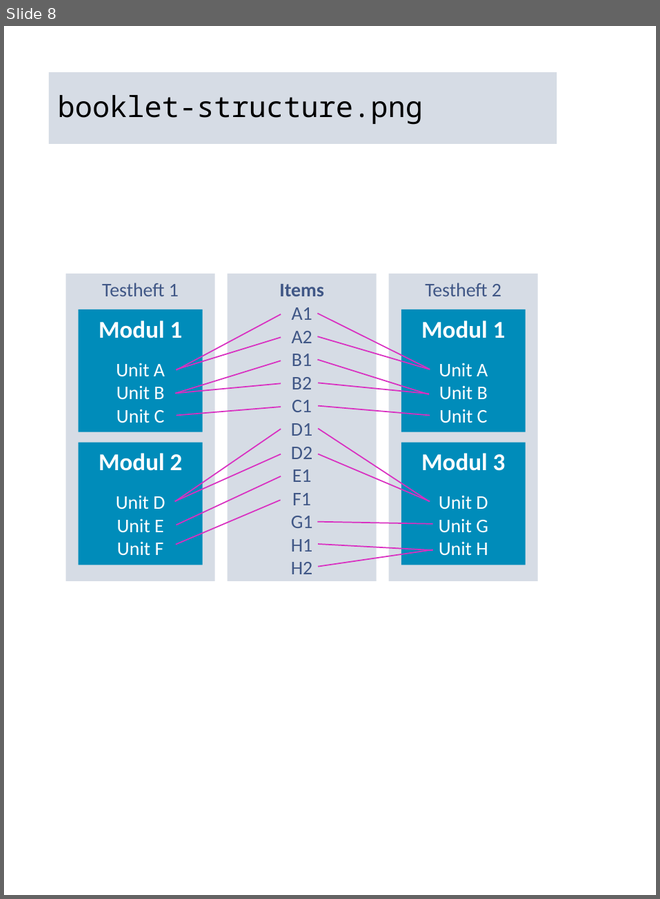
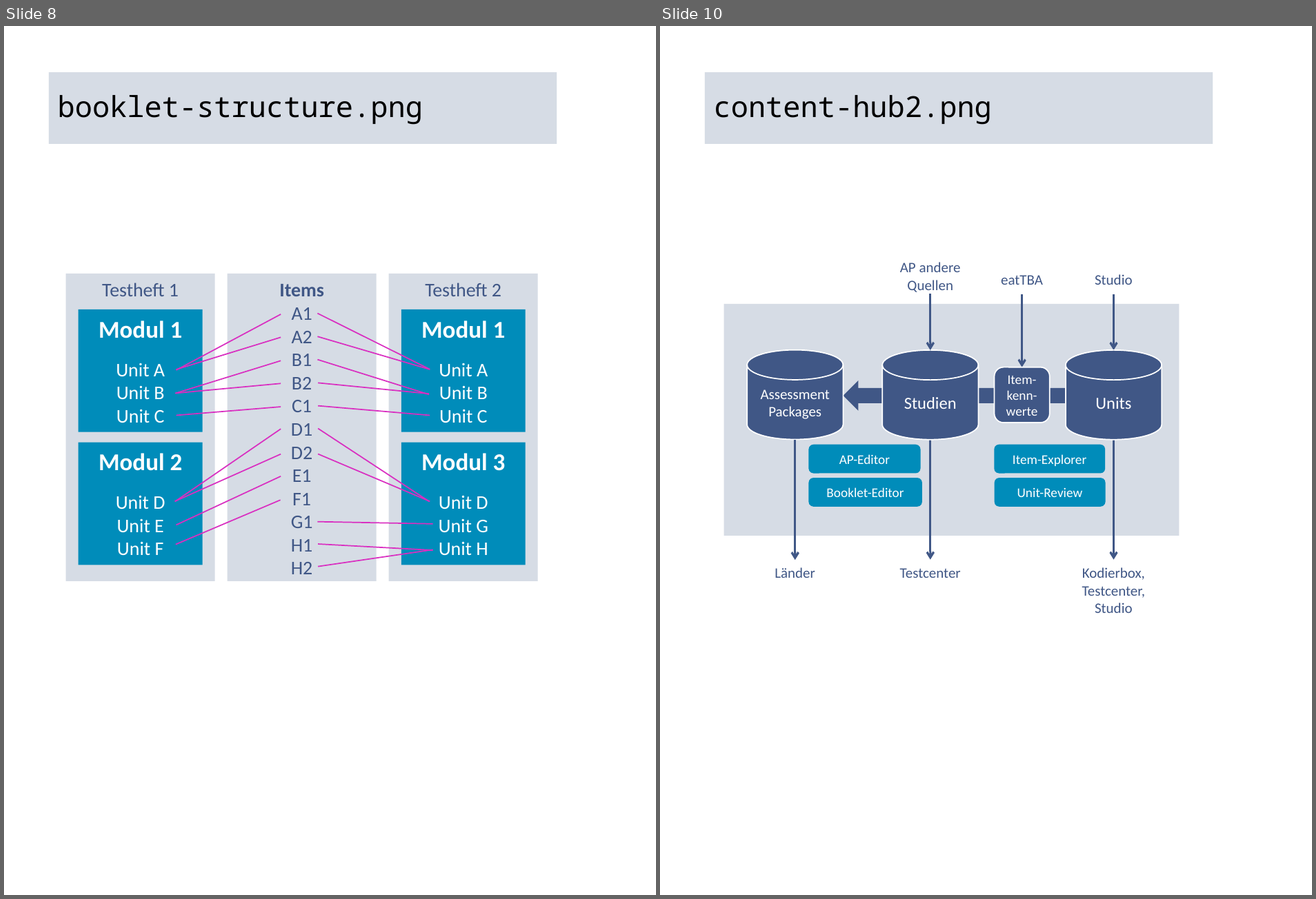
Before and after one commit to iqb-berlin/rising-stars, a slide deck: assets/figures.pptx. Shown side by side, each under a label of ours: slide 8 before the commit, slides 8 and 10 after it; the slides between them are not shown. The pictures are 660x899 and 1316x899 pixels, drawn with LibreOffice and Linux fonts; fonts in the diff are those of the drawing. Boxes give left, top, right and bottom in pixels: in the first picture for what was removed or moved away, otherwise in the second. Text is boxed around its words. In the diff, an @@ line names an element or a change of style, - is before the commit and + after.

Commit message:
Rename root to content-hub

```diff
--- a/assets/figures.pptx
+++ b/assets/figures.pptx
@@ slide 10 added at bbox=[660, 26, 1312, 895], background #FFFFFF @@
@@ title added at bbox=[706, 72, 1213, 144], fill #D6DCE5, 24 pt, text #000000 @@
+content-hub2.png
@@ text added at bbox=[900, 262, 961, 294], 12 pt, text #405786 @@
+AP andere Quellen
@@ arrow added from (930, 294) to (930, 350), #405786 1.75 pt @@
@@ text added at bbox=[1001, 275, 1043, 285], 12 pt, text #405786 @@
+eatTBA
@@ arrow added from (1022, 294) to (1022, 368), #405786 1.75 pt @@
@@ text added at bbox=[1095, 274, 1133, 285], 12 pt, text #405786 @@
+Studio
@@ arrow added from (1114, 294) to (1114, 350), #405786 1.75 pt @@
@@ rectangle added at bbox=[724, 304, 1180, 537], fill #D6DCE5 @@
@@ cylinder added at bbox=[747, 350, 844, 440], fill #405786, outline #FFFFFF 1 pt, 12 pt, text #FFFFFF @@
+Assessment Packages
@@ cylinder added at bbox=[883, 350, 979, 440], fill #405786, outline #FFFFFF 1 pt, 14 pt, text #FFFFFF @@
+Studien
@@ cylinder added at bbox=[1066, 350, 1162, 440], fill #405786, outline #FFFFFF 1 pt, 14 pt, text #FFFFFF @@
+Units
@@ rounded rectangle added at bbox=[995, 368, 1051, 423], fill #405786, outline #FFFFFF 1 pt, 11 pt, text #FFFFFF @@
+Item-kenn-werte
@@ left arrow added at bbox=[844, 381, 1082, 411], fill #405786 @@
@@ arrow added from (795, 440) to (795, 560), #405786 1.75 pt @@
@@ rounded rectangle added at bbox=[808, 445, 921, 474], fill #008CBA, 11 pt, text #FFFFFF @@
+AP-Editor
@@ arrow added from (930, 440) to (930, 560), #405786 1.75 pt @@
@@ rounded rectangle added at bbox=[994, 445, 1105, 474], fill #008CBA, 11 pt, text #FFFFFF @@
+Item-Explorer
@@ arrow added from (1114, 440) to (1114, 560), #405786 1.75 pt @@
@@ rounded rectangle added at bbox=[808, 478, 923, 507], fill #008CBA, 11 pt, text #FFFFFF @@
+Booklet-Editor
@@ rounded rectangle added at bbox=[995, 478, 1106, 507], fill #008CBA, 11 pt, text #FFFFFF @@
+Unit-Review
@@ text added at bbox=[775, 568, 815, 578], 12 pt, text #405786 @@
+Länder
@@ text added at bbox=[900, 568, 961, 578], 12 pt, text #405786 @@
+Testcenter
@@ text added at bbox=[1082, 568, 1146, 613], 12 pt, text #405786 @@
+Kodierbox, Testcenter, Studio
```
Also in this commit, not shown: 1 other slide added, 6 other files.
